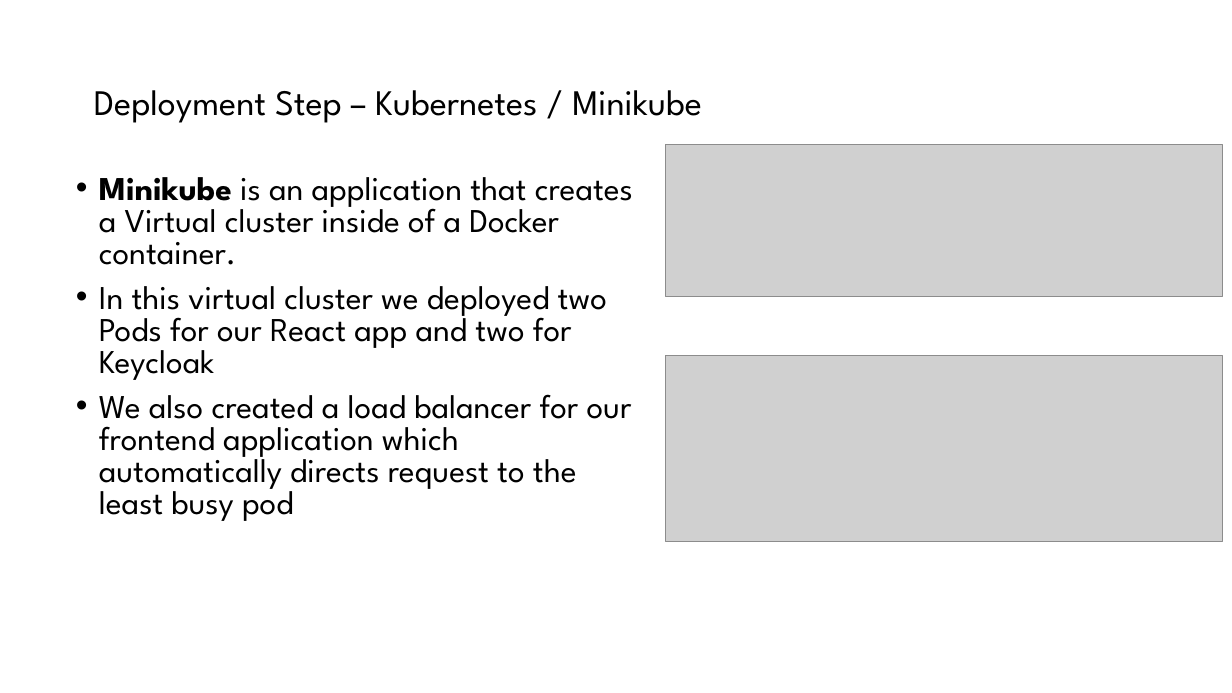
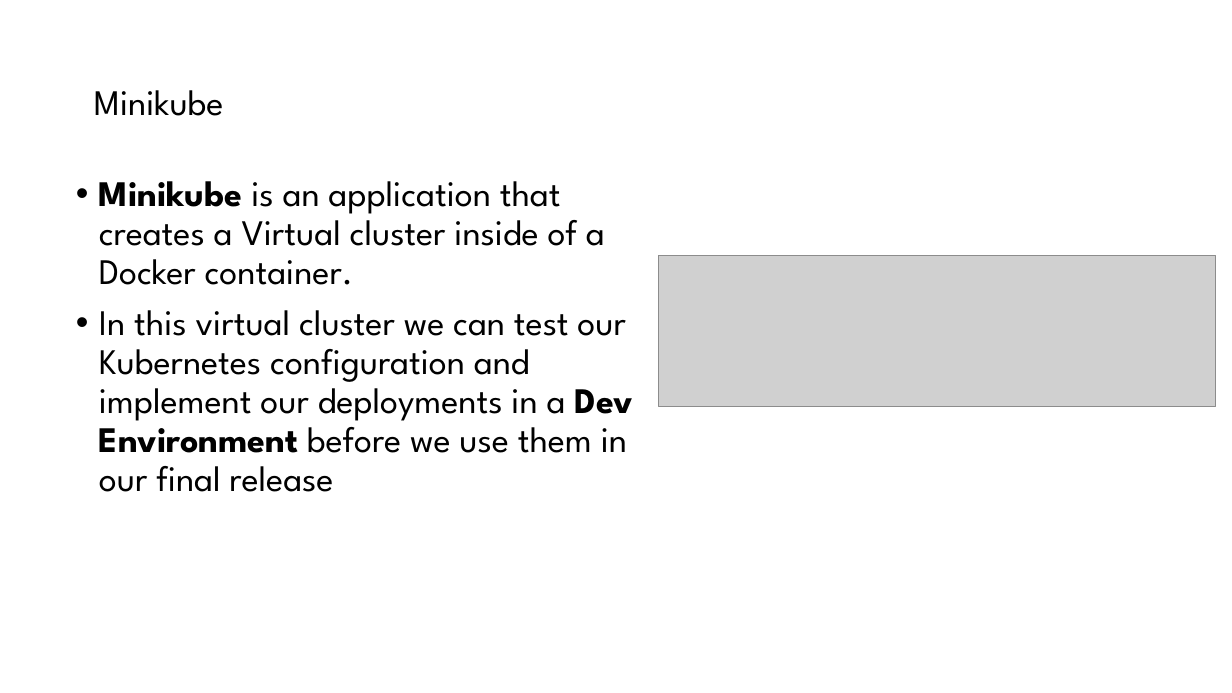
Before and after one commit to Uni-Systems-SMSA/DevOps_Sample_Case, a slide deck: slide 9 of Intership Presentation/DevOps_sample_draft_290823.pptx (slide 16 before the commit). Drawn at 1232x693 pixels with LibreOffice and Linux fonts; fonts in the diff are those of the drawing; grey boxes stand for pictures; background and template pictures are left out. Boxes give left, top, right and bottom in pixels: in the first picture for what was removed or moved away, otherwise in the second. Text is boxed around its words. In the diff, an @@ line names an element or a change of style, - is before the commit and + after.

```diff
--- a/Intership Presentation/DevOps_sample_draft_290823.pptx
+++ b/Intership Presentation/DevOps_sample_draft_290823.pptx
@@ title at (x1=94, y1=90, x2=223, y2=116): text changed @@
-Deployment Step – Kubernetes / Minikube
+Minikube
@@ text at (x1=99, y1=181, x2=605, y2=285): size 25.9 to 28 pt in "Minikube is an application that creates a ..."; line spacing 0.8 to 0.9 @@
@@ picture moved from (x1=665, y1=145, x2=1223, y2=297) to (x1=659, y1=255, x2=1216, y2=407) @@
@@ text at (x1=99, y1=310, x2=634, y2=492): text changed; size 25.9 to 28 pt @@
-• In this virtual cluster we deployed two Pods for our React app and two for Keycloak
-• We also created a load balancer for our frontend application which automatically directs request to the least busy pod
+• In this virtual cluster we can test our Kubernetes configuration and implement our deployments in a Dev Environment before we use them in our final release
@@ picture removed at (x1=665, y1=356, x2=1223, y2=542) @@
```
Also in this commit, not shown: 4 other slides changed.
